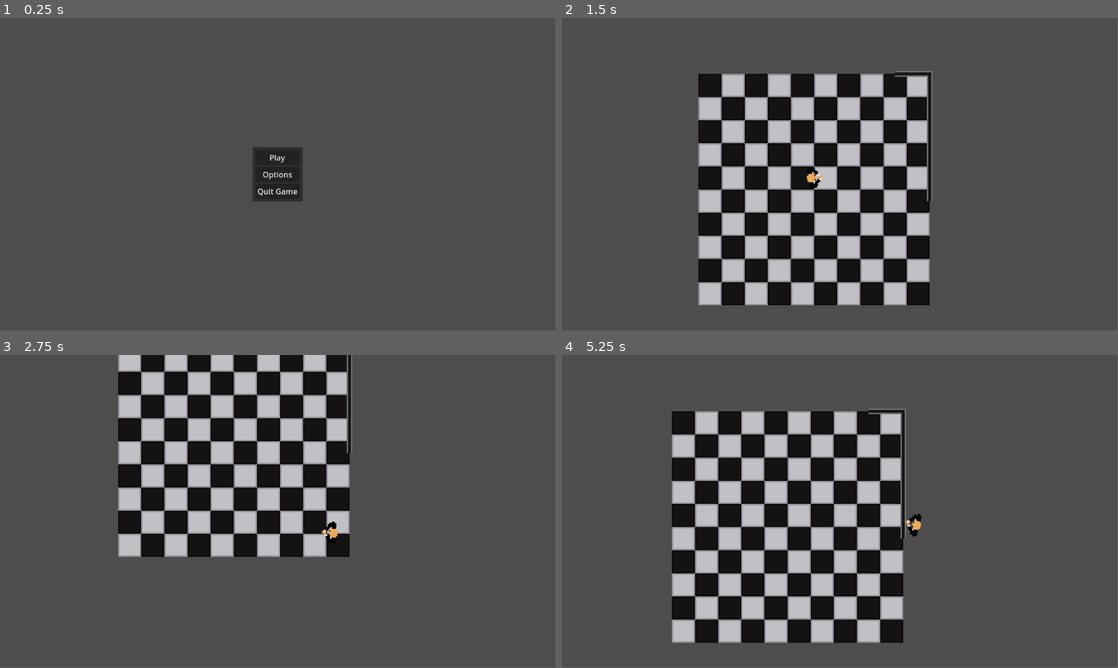
Above: before the commit, frames 1-4 (two rows, left to right).
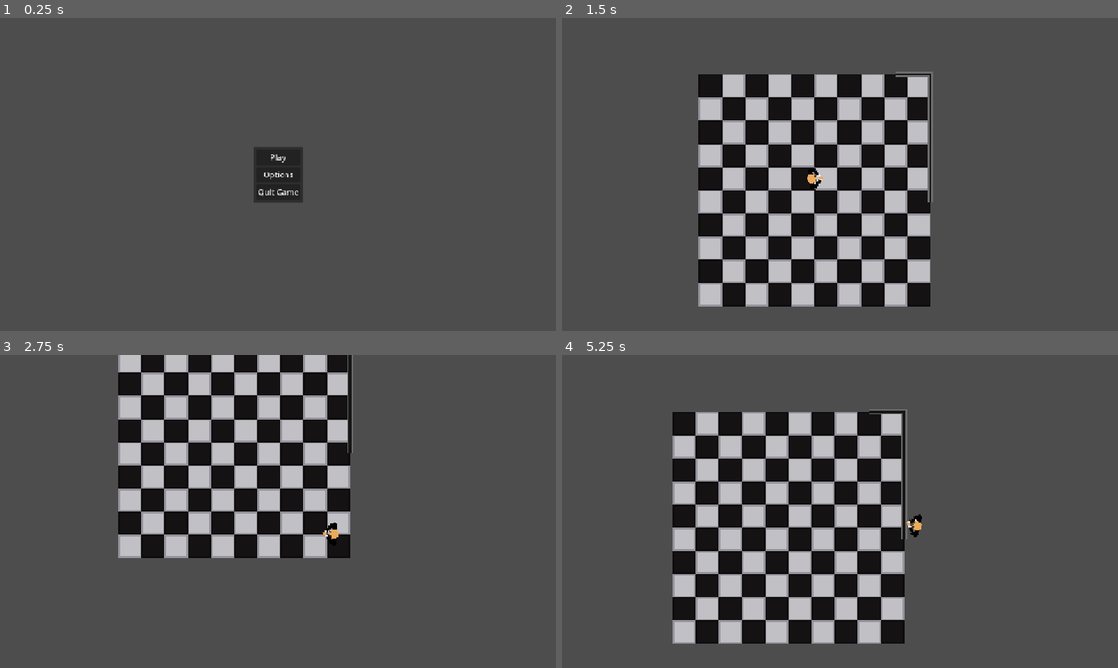
Above: after the commit, the same moments.

Repository: sparkworm/STATE
Game: Godot game, scene res://scenes/game.tscn
Same seed, same stepped clock (60 frames per second), same inputs: the game is played once before the commit and once after it.
Inputs (mouse positions are in pixels of both pictures, inside the frame that each line leads up to):
- Up to frame 1 (0.25 s): no input
- Up to frame 2 (1.5 s): click "Play" at 0.5 s; tap Enter at 1.25 s; move the mouse to (962, 158) at 1.27 s; hold D (move_right) from 1.28 s (still down)
- Up to frame 3 (2.75 s): move the mouse to (166, 527) at 2.02 s; release D (move_right) at 2.03 s; hold S (move_down) from 2.03 s (still down)
- Up to frame 4 (5.25 s): move the mouse to (895, 442) at 2.77 s; release S (move_down) at 2.78 s; hold D (move_right) 2.78-3.53 s; move the mouse to (812, 574) at 3.52 s; hold W (move_up) 3.53-4.28 s; move the mouse to (1006, 558) at 4.27 s; hold A (move_left) from 4.28 s (still down); move the mouse to (673, 464) at 5.02 s
In our replay, the window is 799x449 before the commit and 800x450 after it. These sizes can differ from the game's own. Grey fills any space a smaller window leaves; there, only what the larger window draws over its background counts as a difference.

The runs differ from the first frame. In frame 1, 0.3% of the frame differs, in the area x 45-55%, y 41-59%; in frame 2, 3.7%; in frame 3, 3.5%; in frame 4, 4.4%, in the area x 19-65%, y 17-93%.

Commit message:
Made game exclusive fullscreen with stretch

Diff:
--- a/project.godot
+++ b/project.godot
@@ -20,6 +20,11 @@
 MessageBus="*res://autoload/message_bus.gd"
 Globals="*res://autoload/globals.gd"
 SceneAccess="*res://autoload/scene_access.gd"
+
+[display]
+
+window/size/mode=4
+window/stretch/mode="canvas_items"
 
 [input]
 
